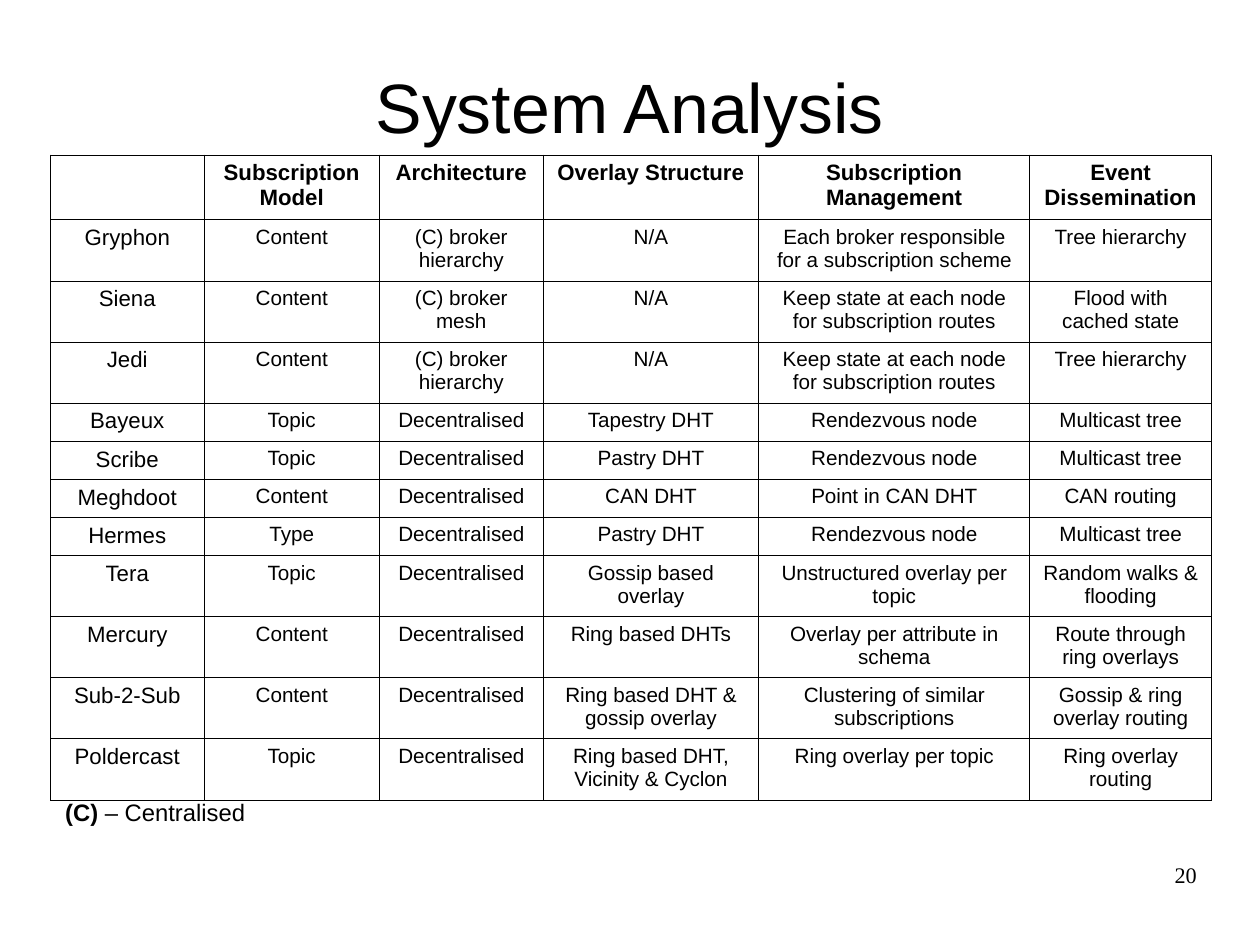
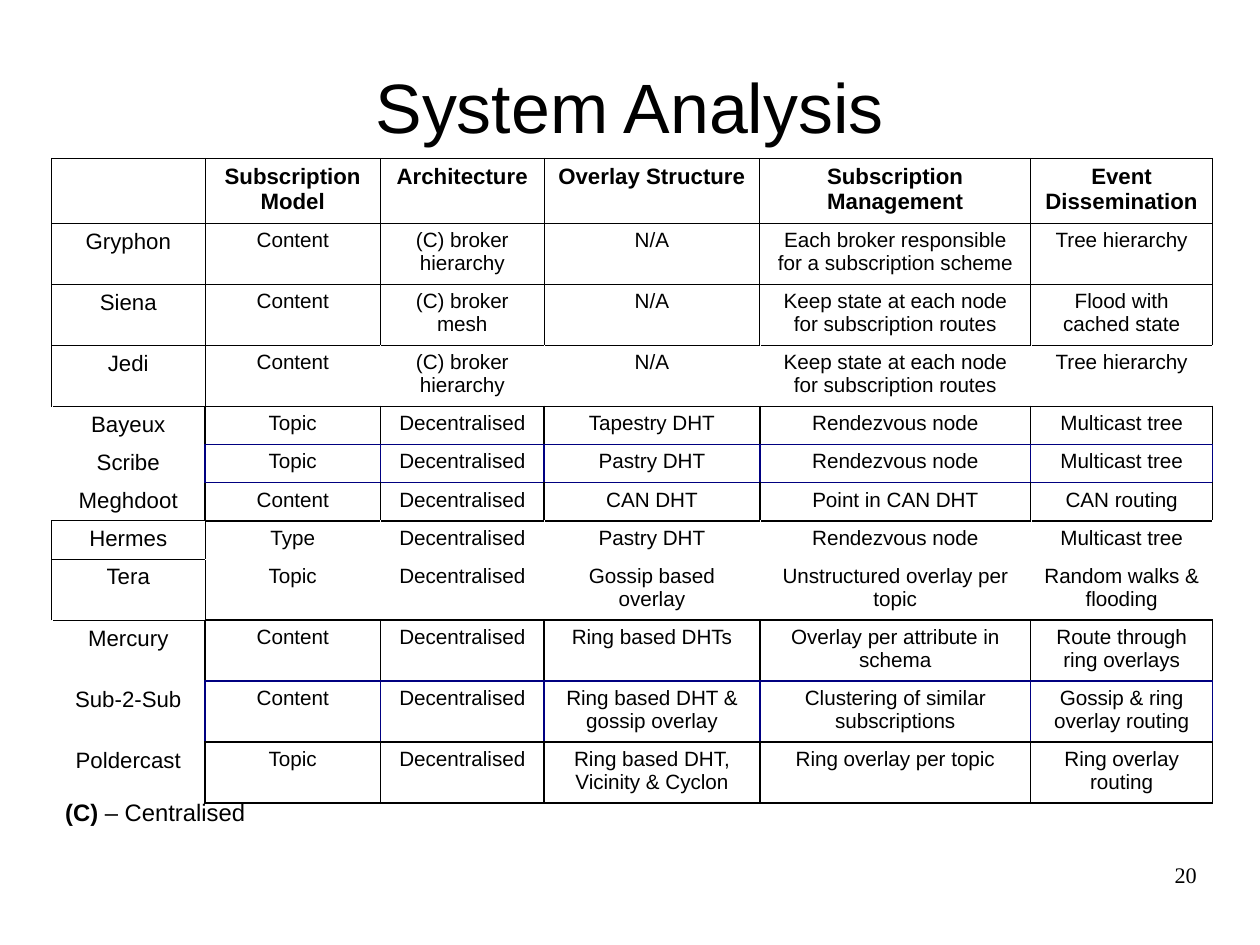
Before and after one commit to JGAntunes/pulsarcast, a slide deck: slide 20 of project-report/presentation.odp. Drawn at 1260x945 pixels with LibreOffice and Linux fonts; fonts in the diff are those of the drawing; background and template pictures are left out. Boxes give left, top, right and bottom in pixels: in the first picture for what was removed or moved away, otherwise in the second. Text is boxed around its words. In the diff, an @@ line names an element or a change of style, - is before the commit and + after.

```diff
--- a/project-report/presentation.odp
+++ b/project-report/presentation.odp
@@ table at box(51, 159, 1213, 798) @@
@@ borders changed @@
@@ table: place and size @@
-table at box(50, 155, 1212, 795)
+table at box(51, 159, 1213, 798)
```
Also in this commit, not shown: 2 other slides changed, 12 slides added, 1 slide removed.
